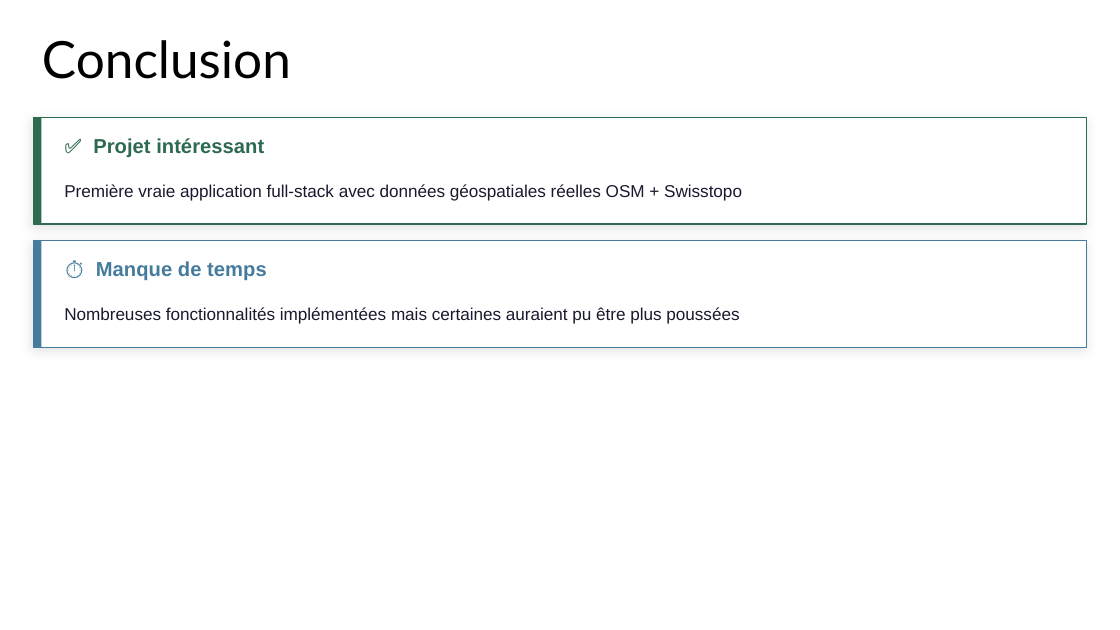
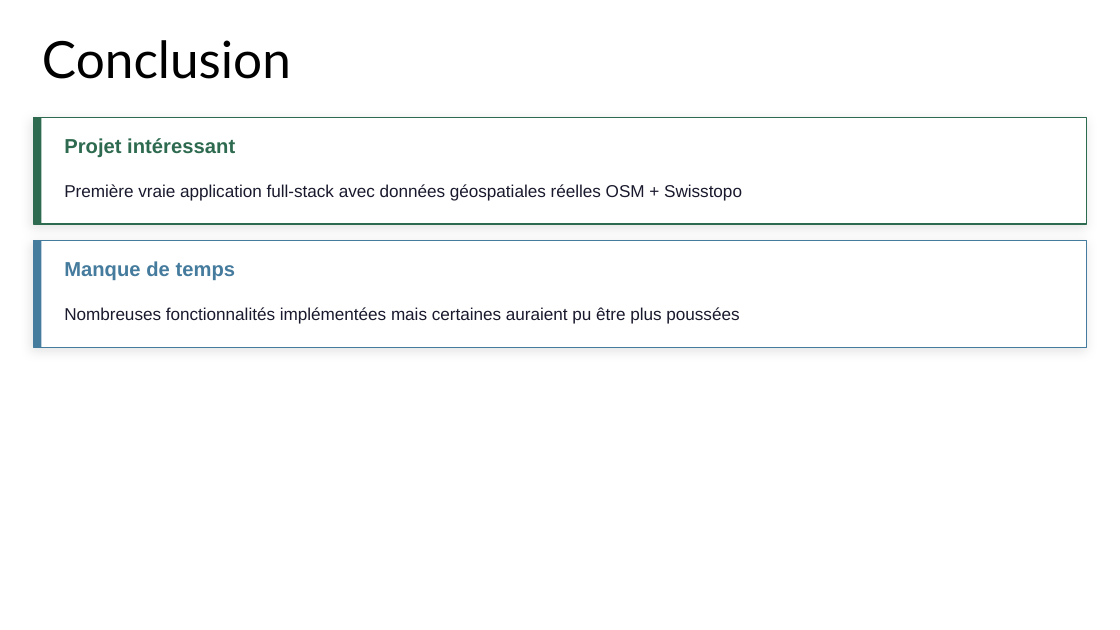
Before and after one commit to Fabio-gio/GIN_projet, a slide deck: slide 10 of ChronoPath_Presentation.pptx. Drawn at 1120x630 pixels with LibreOffice and Linux fonts; fonts in the diff are those of the drawing. Boxes give left, top, right and bottom in pixels: in the first picture for what was removed or moved away, otherwise in the second. Text is boxed around its words. In the diff, an @@ line names an element or a change of style, - is before the commit and + after.

```diff
--- a/ChronoPath_Presentation.pptx
+++ b/ChronoPath_Presentation.pptx
@@ text at [64, 138, 235, 157]: text changed @@
-✅ Projet intéressant
+Projet intéressant
@@ text at [64, 261, 236, 280]: text changed @@
-⏱️ Manque de temps
+Manque de temps
```
Also in this commit, not shown: 6 other slides changed, 18 other files.
